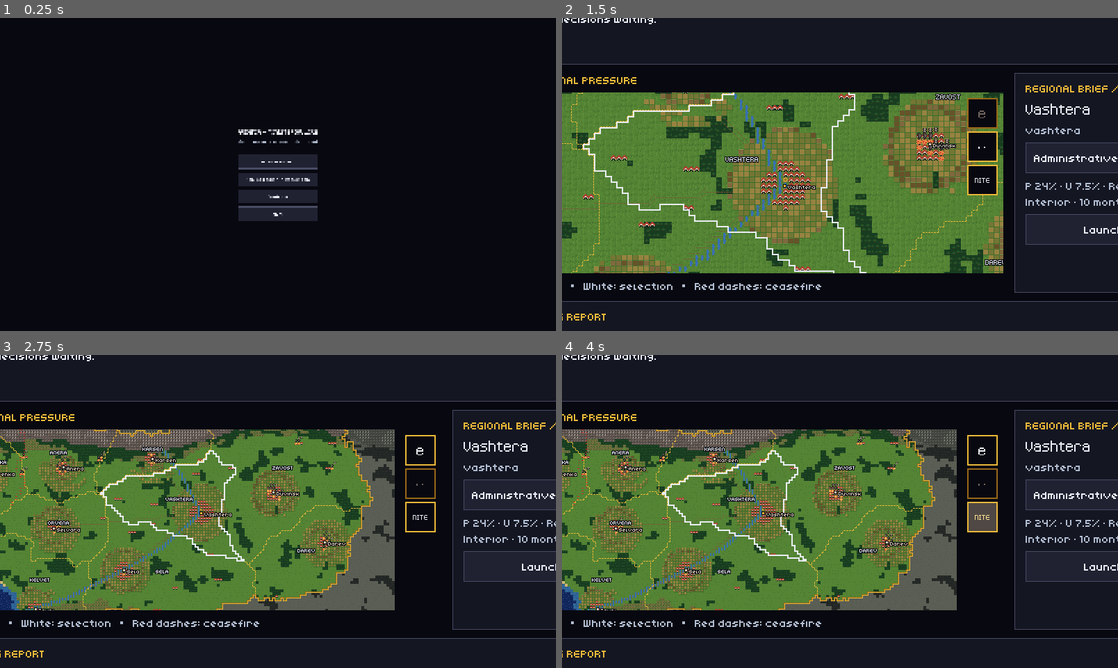
Above: before the commit, frames 1-4 (two rows, left to right).
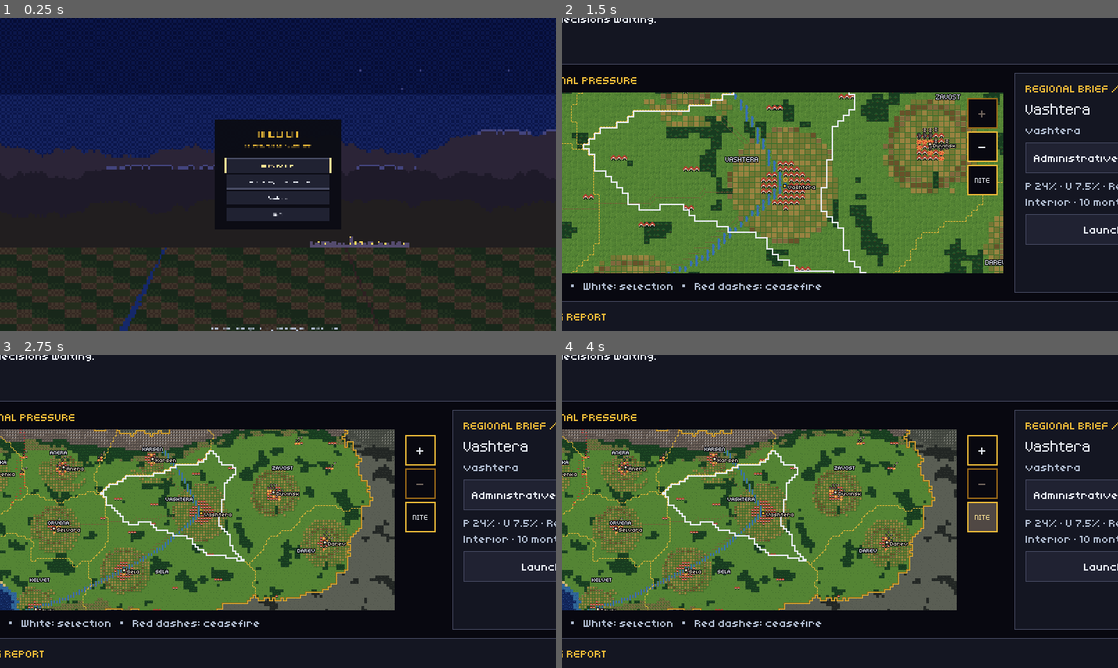
Above: after the commit, the same moments.

Repository: RatiOni/Political-Sim-Game
Game: Godot game, scene res://scenes/menu.tscn
Same seed, same stepped clock (60 frames per second), same inputs: the game is played once before the commit and once after it.
Inputs:
- Up to frame 1 (0.25 s): no input
- Up to frame 2 (1.5 s): click "New Campaign" at 0.5 s; click "+" at 1.25 s
- Up to frame 3 (2.75 s): click "-" at 2 s
- Up to frame 4 (4 s): click "NITE" at 2.75 s; click "DAY" at 3.5 s

The runs differ from the first frame. In frame 1, 94% of the frame differs, in the area x 0-100%, y 0-100%; in frame 2, less than 0.1%; in frame 3, less than 0.1%; in frame 4, less than 0.1%.

Commit message:
feat(godot): give the title screen a country to look at
The menu was four buttons centred on a flat field — the one screen every
player sees first, and it said nothing about the game.

`MenuBackdrop` draws Ardenia at dusk from the map's own palette: a
dithered sky, three ridge layers receding into haze with snow on the
tallest cells, the lit capital on the horizon, and the Kesla plain in
worked fields with a river to the coast and a road inland. Same 8 px
grid and same 32 colours as the map, so the title screen and the game
are one place. Fixed seed, so it is the same picture every launch.

Over it sits a DOS plate: gold double rule, the masthead at 56 px, and
the entries beneath. The first entry takes focus on open, so arrows and
Enter work without the mouse.

Diff:
--- a/godot/scenes/menu.tscn
+++ b/godot/scenes/menu.tscn
@@ -1,7 +1,8 @@
-[gd_scene load_steps=3 format=3]
+[gd_scene load_steps=5 format=3]
 
 [ext_resource type="Script" path="res://scripts/menu.gd" id="1"]
 [ext_resource type="Theme" path="res://theme/ardenia_theme.tres" id="2"]
+[ext_resource type="Script" path="res://scripts/ui/menu_backdrop.gd" id="3"]
 
 [node name="Menu" type="PanelContainer"]
 anchors_preset = 15
@@ -13,50 +14,69 @@
 theme_type_variation = &"App"
 script = ExtResource("1")
 
+[node name="Backdrop" type="Control" parent="."]
+layout_mode = 2
+mouse_filter = 2
+script = ExtResource("3")
+
 [node name="Center" type="CenterContainer" parent="."]
 layout_mode = 2
 
-[node name="Layout" type="VBoxContainer" parent="Center"]
+[node name="Plate" type="PanelContainer" parent="Center"]
 layout_mode = 2
-theme_override_constants/separation = 12
+theme_type_variation = &"Plate"
 
-[node name="Title" type="Label" parent="Center/Layout"]
+[node name="Layout" type="VBoxContainer" parent="Center/Plate"]
 layout_mode = 2
-theme_type_variation = &"Title"
-text = "ARDENIA — MINISTERIAL WIRE"
+theme_override_constants/separation = 8
+
+[node name="Title" type="Label" parent="Center/Plate/Layout"]
+layout_mode = 2
+theme_type_variation = &"Masthead"
+text = "ARDENIA"
 horizontal_alignment = 1
 
-[node name="Subtitle" type="Label" parent="Center/Layout"]
+[node name="Subtitle" type="Label" parent="Center/Plate/Layout"]
 layout_mode = 2
-theme_type_variation = &"Muted"
-text = "Vertical-slice presentation build"
+theme_type_variation = &"Section"
+text = "MINISTERIAL WIRE  ·  JUNE 1993"
 horizontal_alignment = 1
 
-[node name="Spacer" type="Control" parent="Center/Layout"]
-custom_minimum_size = Vector2(0, 12)
+[node name="Rule" type="HSeparator" parent="Center/Plate/Layout"]
 layout_mode = 2
 
-[node name="NewCampaignButton" type="Button" parent="Center/Layout"]
+[node name="Spacer" type="Control" parent="Center/Plate/Layout"]
+custom_minimum_size = Vector2(0, 8)
+layout_mode = 2
+
+[node name="NewCampaignButton" type="Button" parent="Center/Plate/Layout"]
 unique_name_in_owner = true
-custom_minimum_size = Vector2(280, 48)
+custom_minimum_size = Vector2(360, 48)
 layout_mode = 2
 text = "New Campaign"
 
-[node name="OppositionCampaignButton" type="Button" parent="Center/Layout"]
+[node name="OppositionCampaignButton" type="Button" parent="Center/Plate/Layout"]
 unique_name_in_owner = true
-custom_minimum_size = Vector2(280, 48)
+custom_minimum_size = Vector2(360, 48)
 layout_mode = 2
 text = "New Campaign in Opposition"
 tooltip_text = "Begin as Leader of the Opposition, with another party in government"
 
-[node name="ContinueButton" type="Button" parent="Center/Layout"]
+[node name="ContinueButton" type="Button" parent="Center/Plate/Layout"]
 unique_name_in_owner = true
-custom_minimum_size = Vector2(280, 48)
+custom_minimum_size = Vector2(360, 48)
 layout_mode = 2
 text = "Continue"
 
-[node name="QuitButton" type="Button" parent="Center/Layout"]
+[node name="QuitButton" type="Button" parent="Center/Plate/Layout"]
 unique_name_in_owner = true
-custom_minimum_size = Vector2(280, 48)
+custom_minimum_size = Vector2(360, 48)
 layout_mode = 2
 text = "Quit"
+
+[node name="Footer" type="Label" parent="."]
+layout_mode = 2
+size_flags_vertical = 8
+theme_type_variation = &"Muted"
+text = "A republic four years old, and every account still open."
+horizontal_alignment = 1
--- a/godot/scripts/menu.gd
+++ b/godot/scripts/menu.gd
@@ -9,6 +9,9 @@
 	%OppositionCampaignButton.pressed.connect(_new_campaign.bind("opposition"))
 	%ContinueButton.pressed.connect(_continue_campaign)
 	%QuitButton.pressed.connect(_quit)
+	# Keyboard first: the title screen opens with a focused entry so arrows
+	# and Enter work without touching the mouse.
+	%NewCampaignButton.grab_focus()
 
 func _sfx_cue(cue: String) -> void:
 	if _sfx != null and _sfx.has_method(cue):
--- /dev/null
+++ b/godot/scripts/ui/menu_backdrop.gd
@@ -0,0 +1,141 @@
+class_name MenuBackdrop
+extends Control
+
+## The title screen's scene, drawn rather than painted: a dithered dusk sky
+## over the northern ridges, the Kesla plain, and a lit capital on the
+## horizon. Everything is blocks of `MapPalette.DUSK` on an 8 px grid, so the
+## menu is the same world the map is.
+##
+## Deterministic by construction — the skyline comes from a fixed seed, so the
+## title screen is the same picture every launch.
+
+const CELL := 8
+const SEED := 19930601   # Ardenia, June 1993
+
+var _rng := RandomNumberGenerator.new()
+
+
+func _init() -> void:
+	mouse_filter = Control.MOUSE_FILTER_IGNORE
+
+
+func _draw() -> void:
+	var cols := int(ceil(size.x / CELL))
+	var rows := int(ceil(size.y / CELL))
+	if cols <= 0 or rows <= 0:
+		return
+	_rng.seed = SEED
+
+	var pal := MapPalette.DUSK
+	draw_rect(Rect2(Vector2.ZERO, size), UiPalette.WINDOW, true)
+
+	# Sky: three dusk bands, dithered where they meet so the step reads as
+	# deliberate texture instead of a seam.
+	var horizon := int(rows * 0.74)
+	var bands := [pal[MapPalette.DEEP_SEA], pal[MapPalette.SEA], pal[MapPalette.WAVE]]
+	for row in horizon:
+		var t := float(row) / maxf(1.0, float(horizon))
+		var band := mini(bands.size() - 1, int(t * bands.size()))
+		for col in cols:
+			var color: Color = bands[band]
+			if _dither(col, row) and band + 1 < bands.size():
+				color = bands[band + 1]
+			draw_rect(Rect2(col * CELL, row * CELL, CELL, CELL), color, true)
+
+	# A few stars in the upper band only.
+	for _i in 28:
+		var sx := _rng.randi_range(0, maxi(0, cols - 1))
+		var sy := _rng.randi_range(0, maxi(0, int(horizon * 0.45)))
+		draw_rect(Rect2(sx * CELL + 3, sy * CELL + 3, 2, 2), pal[MapPalette.SNOW_SHADE], true)
+
+	# Northern ridges: three layers receding into haze, the far ones paler and
+	# taller, so the north reads as mountains rather than hills.
+	_ridge(cols, horizon, 6, 0.46, pal[MapPalette.ROCK], true)
+	_ridge(cols, horizon, 5, 0.32, pal[MapPalette.ROCK_DARK], true)
+	_ridge(cols, horizon, 4, 0.18, pal[MapPalette.HILL_DARK], false)
+
+	_capital(cols, horizon, pal)
+	_plain(cols, rows, horizon, pal)
+
+
+## Checkerboard dither on the cell grid — the cheapest texture that still
+## reads as deliberate at 8 px.
+func _dither(col: int, row: int) -> bool:
+	return (col + row) % 2 == 0
+
+
+## One mountain layer. `rise` is its height as a fraction of the sky, so the
+## far layers sit highest and the near ones overlap them.
+func _ridge(cols: int, horizon: int, amplitude: int, rise: float, color: Color, capped: bool) -> void:
+	var base := horizon - int(horizon * rise)
+	var peak := base
+	for col in cols:
+		# Random walk, clamped — mountains, not a sawtooth.
+		peak += _rng.randi_range(-1, 1)
+		peak = clampi(peak, base - amplitude, base + amplitude)
+		for row in range(peak, horizon):
+			draw_rect(Rect2(col * CELL, row * CELL, CELL, CELL), color, true)
+		# Snow on the tallest cells only, so the caps mean altitude.
+		if capped and peak <= base - amplitude + 1:
+			draw_rect(Rect2(col * CELL, peak * CELL, CELL, CELL), MapPalette.DUSK[MapPalette.SNOW_SHADE], true)
+
+
+## The Kesla plain: fields rather than a lawn. Blocks of farm and grass on a
+## coarse grid, a river running to the coast, and a road to the capital.
+func _plain(cols: int, rows: int, horizon: int, pal: PackedColorArray) -> void:
+	var field_w := 7
+	var field_h := 3
+	for row in range(horizon, rows):
+		for col in cols:
+			# Fields are blocks, not per-cell noise, so the land reads as
+			# worked rather than static.
+			var fx := col / field_w
+			var fy := (row - horizon) / field_h
+			var kind := (fx * 7 + fy * 13 + SEED) % 5
+			var ground: Color = pal[MapPalette.GRASS_DARK]
+			match kind:
+				0, 1:
+					ground = pal[MapPalette.FARM_DARK] if _dither(col, row) else pal[MapPalette.FARM]
+				2:
+					ground = pal[MapPalette.GRASS] if _dither(col, row) else pal[MapPalette.GRASS_DARK]
+				3:
+					ground = pal[MapPalette.FARM_GREEN]
+				_:
+					ground = pal[MapPalette.GRASS_DARK]
+			draw_rect(Rect2(col * CELL, row * CELL, CELL, CELL), ground, true)
+
+	# The Kesla, widening as it nears the viewer.
+	var river_col := float(cols) * 0.30
+	for row in range(horizon, rows):
+		var depth := float(row - horizon) / maxf(1.0, float(rows - horizon))
+		river_col -= 0.55
+		var width := 1 + int(depth * 3.0)
+		for w in width:
+			var col := int(river_col) + w
+			if col >= 0 and col < cols:
+				draw_rect(Rect2(col * CELL, row * CELL, CELL, CELL), pal[MapPalette.RIVER], true)
+
+	# A road from the foreground up to the capital on the horizon.
+	var road_col := float(cols) * 0.62
+	for row in range(horizon, rows):
+		road_col += 0.42
+		var col := int(road_col)
+		if col >= 0 and col < cols:
+			draw_rect(Rect2(col * CELL, row * CELL, CELL, CELL), pal[MapPalette.ROAD], true)
+
+
+## A low skyline on the horizon with lit windows — Vashtera at dusk.
+func _capital(cols: int, horizon: int, pal: PackedColorArray) -> void:
+	var start := int(cols * 0.56)
+	var span := maxi(8, int(cols * 0.18))
+	for i in span:
+		var col := start + i
+		if col >= cols:
+			break
+		var tall := _rng.randi_range(1, 3)
+		if i == int(span * 0.4):
+			tall = 5   # one tower, so the skyline has a subject
+		for row in range(horizon - tall, horizon):
+			draw_rect(Rect2(col * CELL, row * CELL, CELL, CELL), pal[MapPalette.WALL], true)
+			if _rng.randf() < 0.45:
+				draw_rect(Rect2(col * CELL + 2, row * CELL + 2, 3, 3), MapPalette.DAY[MapPalette.LIT], true)
--- a/godot/theme/ardenia_theme.tres
+++ b/godot/theme/ardenia_theme.tres
@@ -99,6 +99,21 @@
 content_margin_right = 2.0
 content_margin_bottom = 2.0
 
+; The title-screen plate: a DOS dialog box sat over the scene. Opaque, so
+; the backdrop never muddies the type, with a gold rule to match the map's
+; region borders.
+[sub_resource type="StyleBoxFlat" id="Plate"]
+content_margin_left = 40.0
+content_margin_top = 28.0
+content_margin_right = 40.0
+content_margin_bottom = 28.0
+bg_color = Color(0.043, 0.047, 0.078, 0.961)
+border_width_left = 2
+border_width_top = 2
+border_width_right = 2
+border_width_bottom = 2
+border_color = Color(0.910, 0.722, 0.220, 1)
+
 [sub_resource type="StyleBoxFlat" id="Grabber"]
 bg_color = Color(0.282, 0.298, 0.392, 1)
 
@@ -111,6 +126,12 @@
 App/base_type = &"PanelContainer"
 App/styles/panel = SubResource("Background")
 PanelContainer/styles/panel = SubResource("Panel")
+Plate/base_type = &"PanelContainer"
+Plate/styles/panel = SubResource("Plate")
+Masthead/base_type = &"Label"
+Masthead/fonts/font = ExtResource("DisplayFont")
+Masthead/colors/font_color = Color(0.910, 0.722, 0.220, 1)
+Masthead/font_sizes/font_size = 56
 Label/colors/font_color = Color(0.910, 0.925, 0.957, 1)
 Label/font_sizes/font_size = 16
 Muted/base_type = &"Label"
